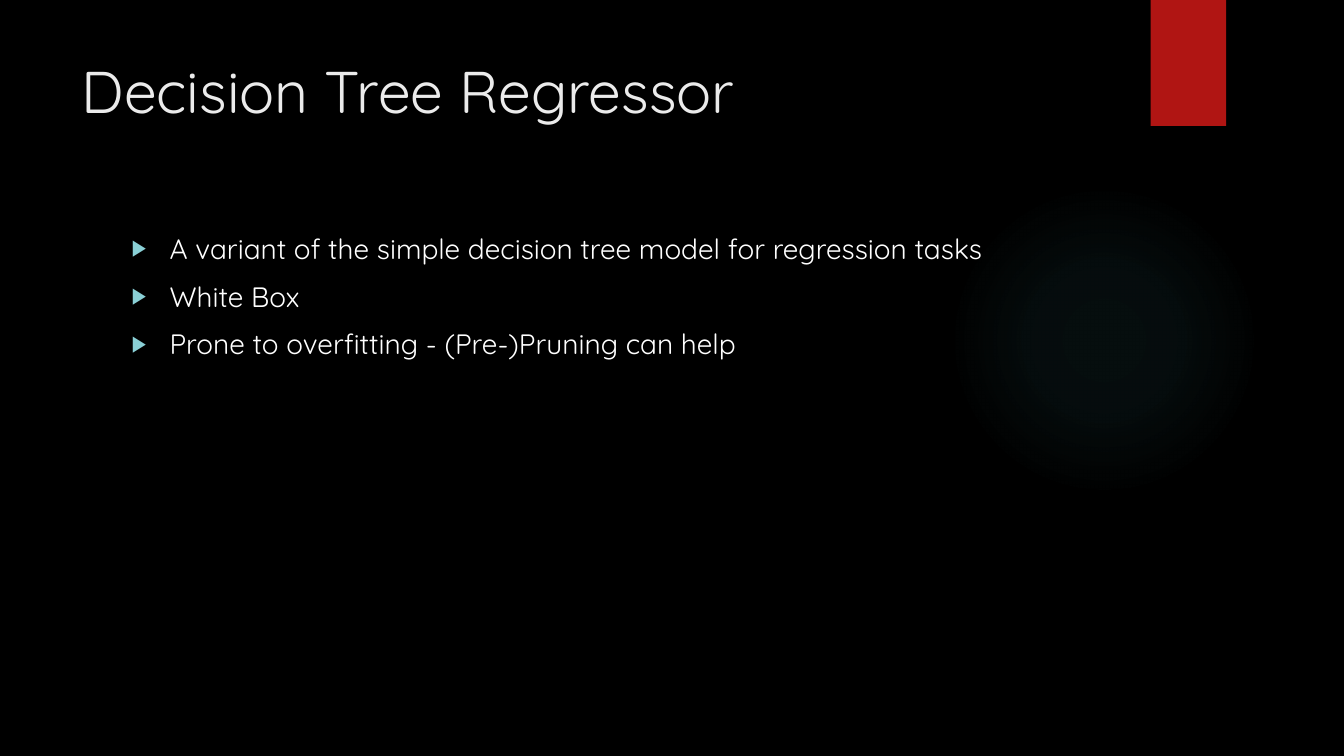
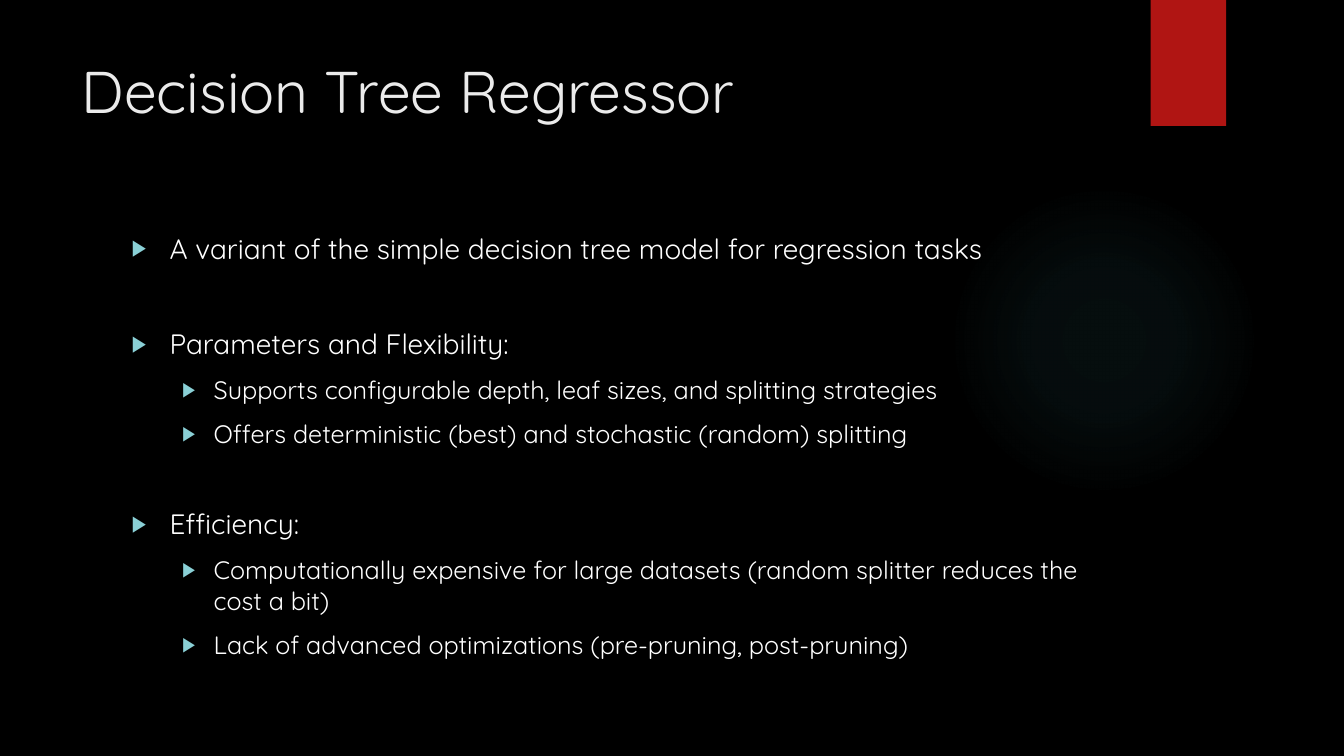
Before and after one commit to amanfc7/Machine-Learaning, a slide deck: slide 4 of ex2/Exercise_2_ppt.pptx. Drawn at 1344x756 pixels with LibreOffice and Linux fonts; fonts in the diff are those of the drawing; background and template pictures are left out. Boxes give left, top, right and bottom in pixels: in the first picture for what was removed or moved away, otherwise in the second. Text is boxed around its words. In the diff, an @@ line names an element or a change of style, - is before the commit and + after.

```diff
--- a/ex2/Exercise_2_ppt.pptx
+++ b/ex2/Exercise_2_ppt.pptx
@@ text at (170, 333, 1077, 659): text changed; size 20 to 18 pt @@
-▶ White Box
-▶ Prone to overfitting - (Pre-)Pruning can help
+▶ Parameters and Flexibility:
+  ▶ Supports configurable depth, leaf sizes, and splitting strategies
+  ▶ Offers deterministic (best) and stochastic (random) splitting
+▶ Efficiency:
+  ▶ Computationally expensive for large datasets (random splitter reduces the cost a bit)
+  ▶ Lack of advanced optimizations (pre-pruning, post-pruning)
```
Also in this commit, not shown: 5 other slides changed, 1 slide removed.
